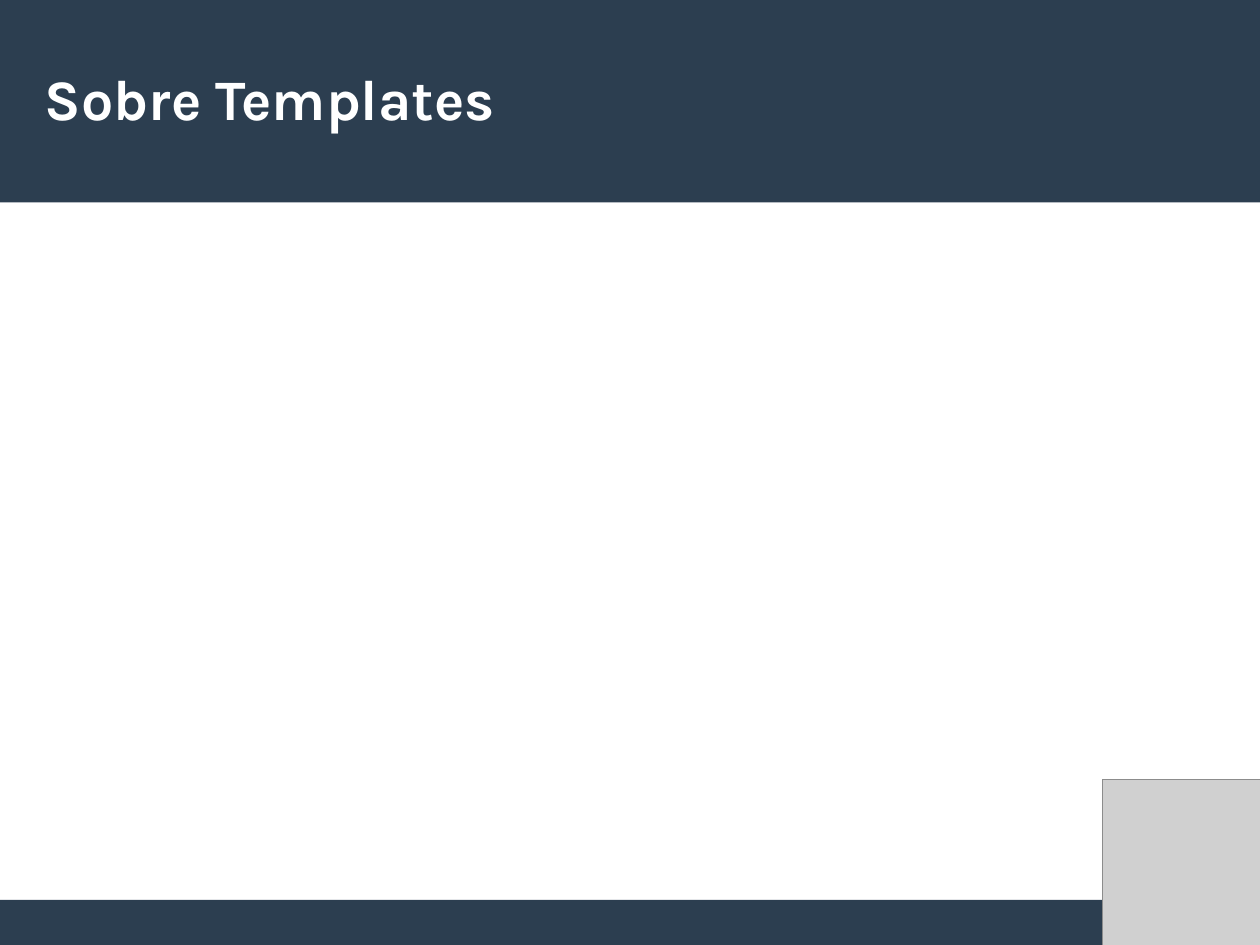
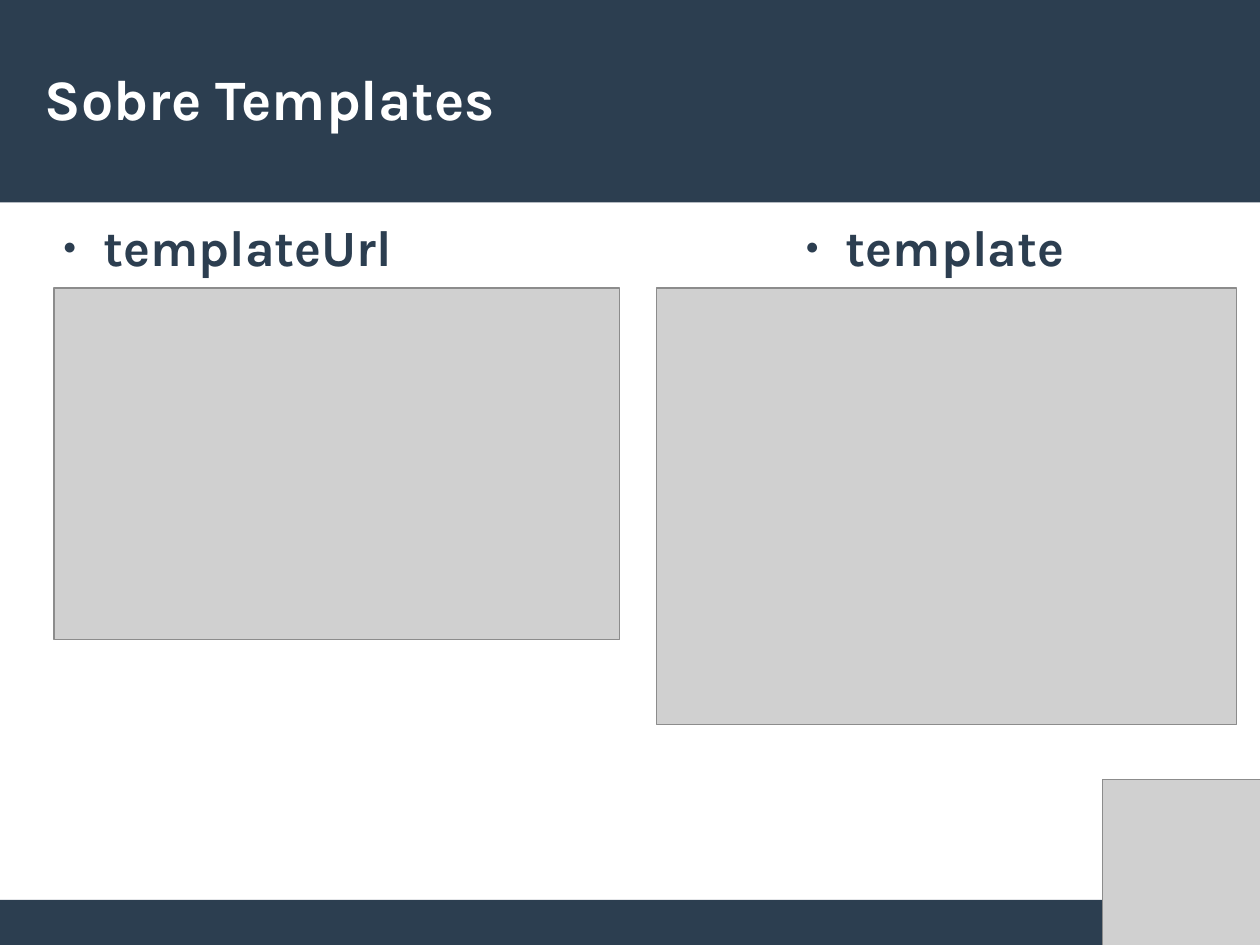
Before and after one commit to willianmarquesfreire/AulasAngular2, a slide deck: slide 10 of Slides.odp (slide 12 before the commit). Drawn at 1260x945 pixels with LibreOffice and Linux fonts; fonts in the diff are those of the drawing; grey boxes stand for pictures. Boxes give left, top, right and bottom in pixels: in the first picture for what was removed or moved away, otherwise in the second. Text is boxed around its words. In the diff, an @@ line names an element or a change of style, - is before the commit and + after.

```diff
--- a/Slides.odp
+++ b/Slides.odp
@@ text added at (103, 231, 392, 278), 32 pt, text #2C3E50, bold @@
+● templateUrl
@@ text added at (846, 231, 1064, 278), 32 pt, text #2C3E50, bold @@
+● template
@@ picture added at (54, 288, 620, 639) @@
@@ picture added at (657, 288, 1237, 725) @@
```
Also in this commit, not shown: 3 other slides changed, 5 slides added, 3 slides removed, 41 other files.
